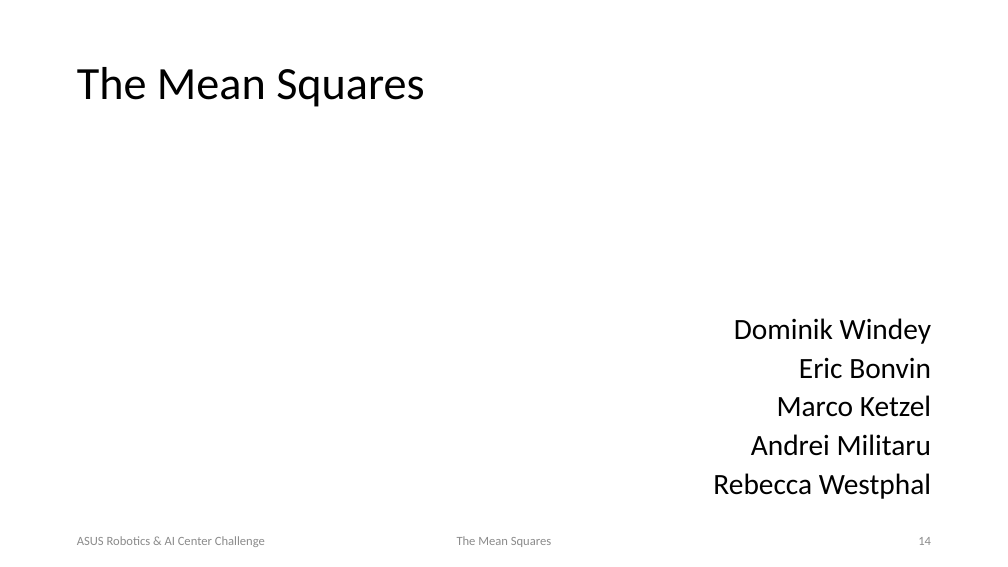
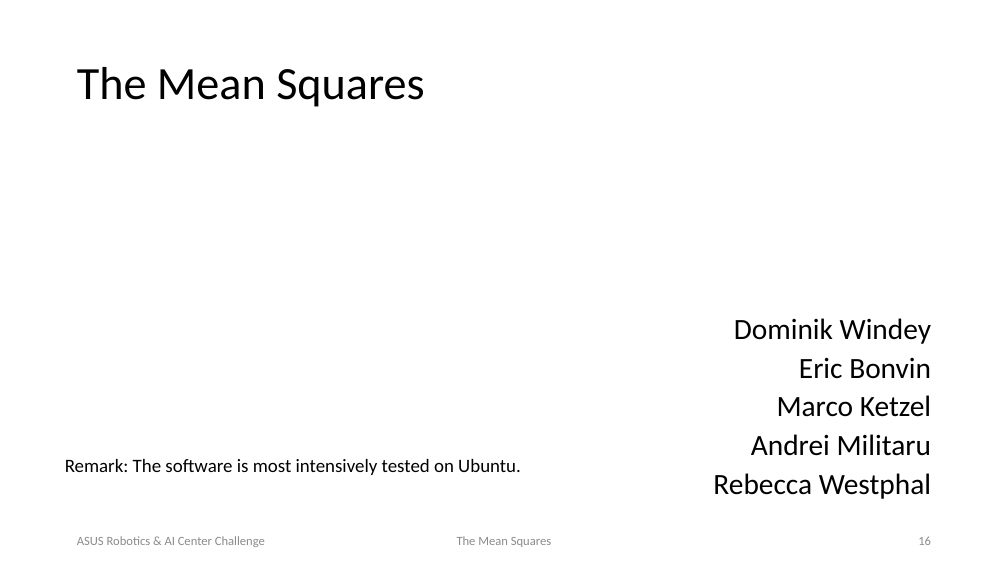
Before and after one commit to Karko93/Polyhack2020-Project, a slide deck: slide 16 of Documents/TheMeanSquares_ASUSChallenge.pptx (slide 14 before the commit). Drawn at 1008x567 pixels with LibreOffice and Linux fonts; fonts in the diff are those of the drawing; background and template pictures are left out. Boxes give left, top, right and bottom in pixels: in the first picture for what was removed or moved away, otherwise in the second. Text is boxed around its words. In the diff, an @@ line names an element or a change of style, - is before the commit and + after.

```diff
--- a/Documents/TheMeanSquares_ASUSChallenge.pptx
+++ b/Documents/TheMeanSquares_ASUSChallenge.pptx
@@ text added at [65, 459, 521, 475], 18 pt, text #000000 @@
+Remark: The software is most intensively tested on Ubuntu.
@@ page number at [918, 536, 931, 545]: text changed @@
-14
+16
```
Also in this commit, not shown: 1 other slide changed, 2 slides added, 1 other file.
